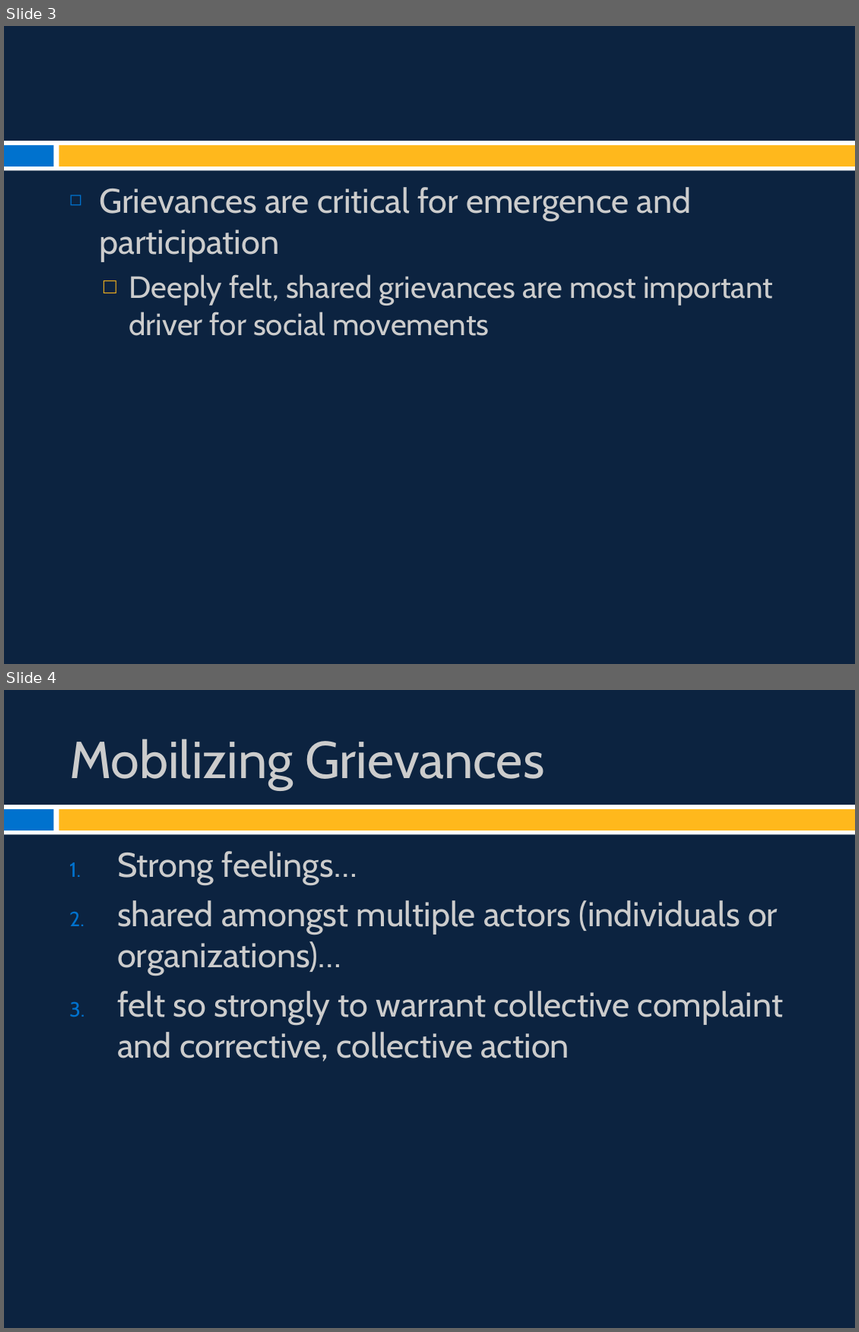
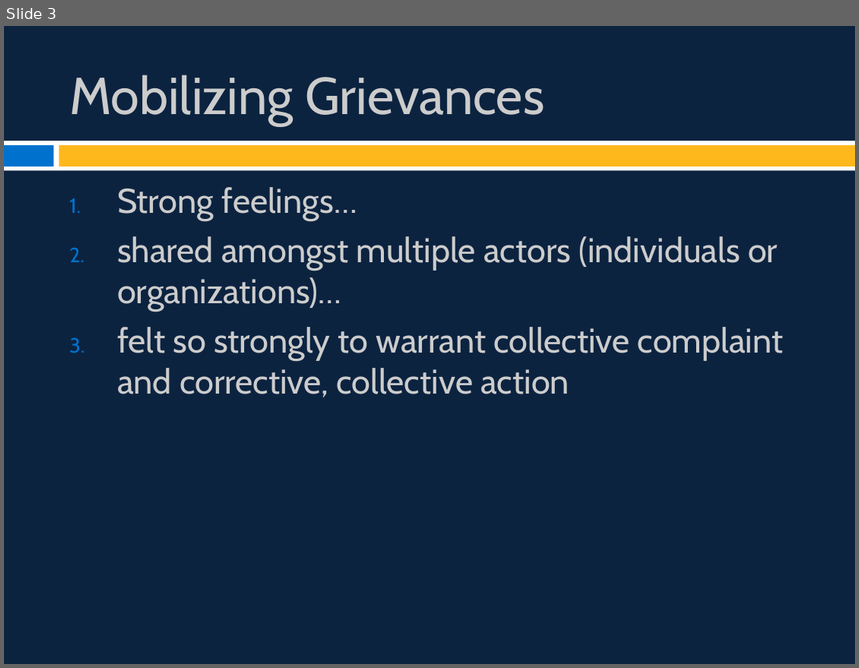
Before and after one commit to burrelvannjr/movements_csuf, a slide deck: ppts/Chapter 2 Slides.pptx. Shown one above the other, each under a label of ours: slides 3 and 4 before the commit, slide 3 after it. The pictures are 859x1332 and 859x668 pixels, drawn with LibreOffice and Linux fonts; fonts in the diff are those of the drawing. Boxes give left, top, right and bottom in pixels: in the first picture for what was removed or moved away, otherwise in the second. Text is boxed around its words. In the diff, an @@ line names an element or a change of style, - is before the commit and + after.

```diff
--- a/ppts/Chapter 2 Slides.pptx
+++ b/ppts/Chapter 2 Slides.pptx
@@ slide 3 removed at (x1=4, y1=26, x2=855, y2=664), background #0C2340; not listed: 3 template elements that a slide beside it also shows @@
@@ text removed at (x1=99, y1=187, x2=773, y2=336) @@
-◻ Grievances are critical for emergence and participation
-  □ Deeply felt, shared grievances are most important driver for social movements
@@ what was slide 4 is now slide 3 @@
```
Also in this commit, not shown: 6 slides changed, 13 slides added, 42 other files.
